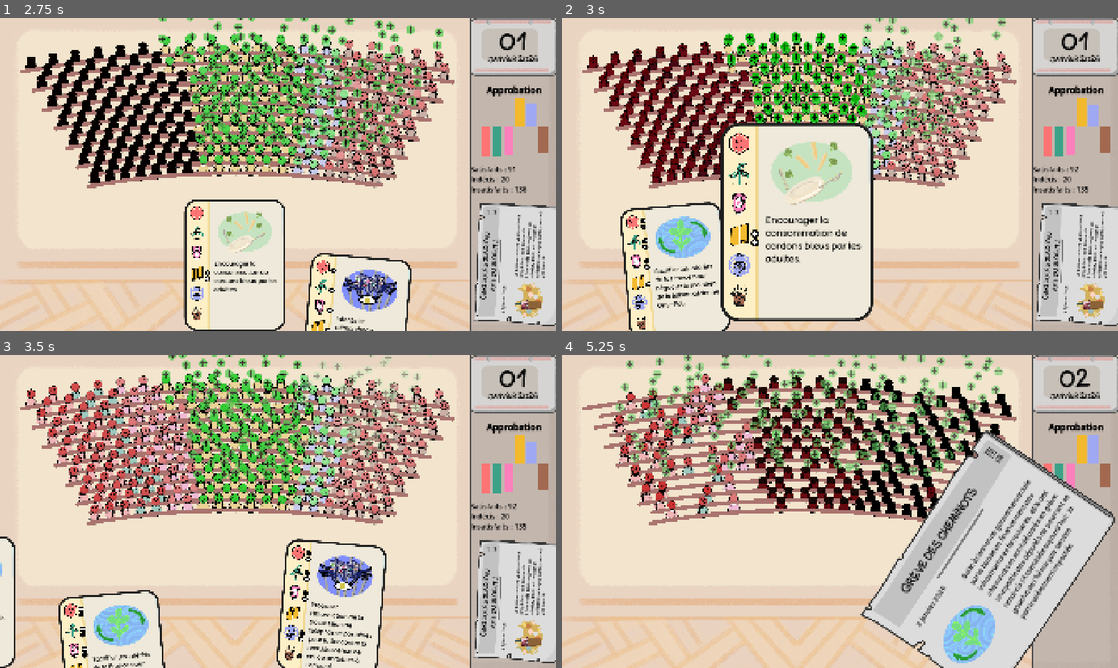
Above: before the commit, frames 1-4 (two rows, left to right).
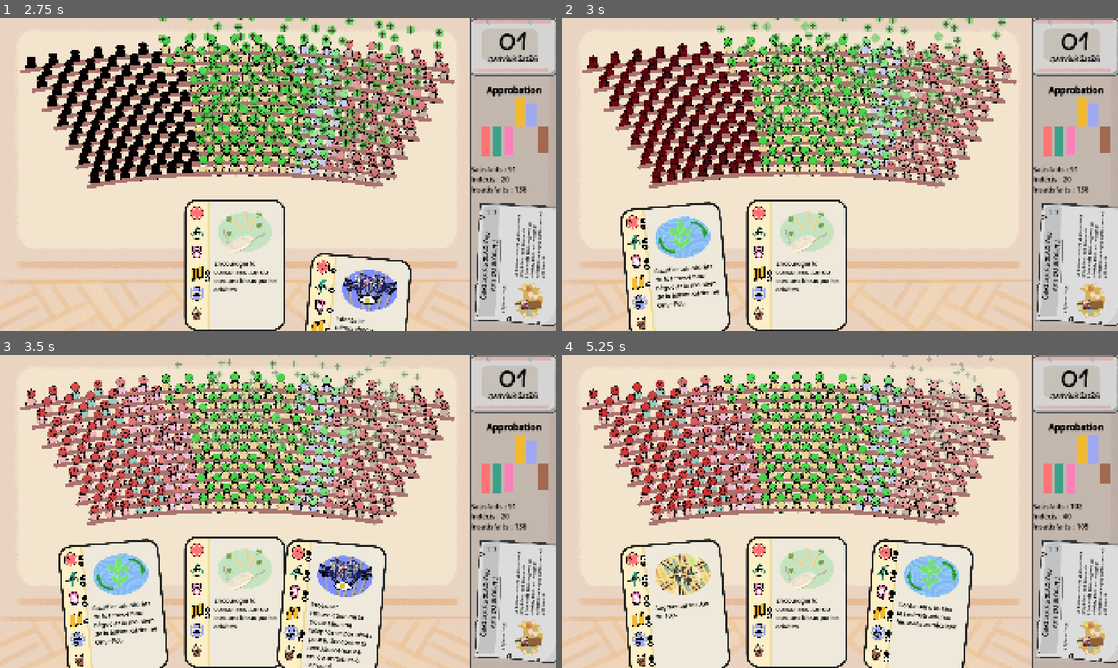
Above: after the commit, the same moments.

Repository: remimorvan/assemblee-nationale-simulator
Game: Godot game, scene res://scenes/game.tscn
Two runs of this game, one before a commit and one after it. Both use one fixed random seed, a clock stepped at 60 frames per second and the inputs below.
Inputs (mouse positions are in pixels of both pictures, inside the frame that each line leads up to):
- Up to frame 1 (2.75 s): tap Enter at 0.5 s; move the mouse to (511, 127) at 0.52 s; click (511, 127) at 0.67 s; tap Space at 1.25 s; move the mouse to (278, 174) at 1.27 s; click (278, 174) at 1.42 s; move the mouse to (111, 271) at 2.02 s; click (111, 271) at 2.17 s
- Up to frame 2 (3 s): move the mouse to (795, 265) at 2.77 s; click (795, 265) at 2.92 s
- Up to frame 3 (3.5 s): no input
- Up to frame 4 (5.25 s): move the mouse to (895, 608) at 3.52 s; click (895, 608) at 3.67 s; move the mouse to (795, 652) at 4.27 s; click (795, 652) at 4.42 s; move the mouse to (867, 511) at 5.02 s; click (867, 511) at 5.17 s

Frame 1 is identical in both runs. In frame 2, 14% of the frame differs, in the area x 27-97%, y 0-100%; in frame 3, 17%; in frame 4, 50%, in the area x 4-100%, y 0-100%.

Commit message:
Fix a bug allowing player to player infitly many cards

Diff:
--- a/scripts/card.gd
+++ b/scripts/card.gd
@@ -72,16 +72,16 @@
 	return rng.randfn(effect_mean[political_group], effect_std[political_group])
 
 func _on_mouse_entered() -> void:
-	if not Player.is_journal_showed or true:
+	# put in front
+	old_z_index = self.z_index
+	if old_position_y == null:
+		old_position_y = self.position.y
+	if (not Player.is_journal_showed or true) and !Player.lock:
 		$HoverSound.play()
 
-		# put in front
-		old_z_index = self.z_index
-		if old_position_y == null:
-			old_position_y = self.position.y
 		self.z_index = 1000
 
-		hovered = true
+		#hovered = true
 		if tween:
 			tween.kill()
 		tween = create_tween()
@@ -91,11 +91,11 @@
 		tween.parallel().tween_property(self, "position:y", old_position_y-100, .25)
 
 func _on_mouse_exited() -> void:
-	if not Player.is_journal_showed or true:
+	if (not Player.is_journal_showed or true) and !Player.lock:
 		# restore z_index
 		self.z_index = old_z_index
 
-		hovered = false
+		#hovered = false
 		if tween:
 			tween.kill()
 		tween = create_tween()
@@ -105,8 +105,8 @@
 
 
 func _on_input_event(viewport: Node, event: InputEvent, shape_idx: int) -> void:
-	if event is InputEventMouseButton and event.is_pressed() and event.button_index == MOUSE_BUTTON_LEFT:
-
+	if event is InputEventMouseButton and event.is_pressed() and event.button_index == MOUSE_BUTTON_LEFT and !Player.lock:
+		Player.lock = true
 		for mp in get_tree().get_nodes_in_group("MP"):
 			if mp.present:
 				mp.change_approval(get_approval_change(PoliticalGroup[mp.group_id]))
@@ -130,3 +130,4 @@
 		var card_pos: int = Player.remove_card_from_hand(self)
 		Player.add_card_to_hand(card_pos)
 		await Player.change_random_card(card_pos)
+		Player.lock = false
--- a/scripts/hemicycle.gd
+++ b/scripts/hemicycle.gd
@@ -56,6 +56,7 @@
 func _init() -> void:
 	for n in group_repartition:
 		sum_group_repartition += n
+	#print(sum_group_repartition)
 
 # Called when the node enters the scene tree for the first time.
 func _ready() -> void:
--- a/scripts/player.gd
+++ b/scripts/player.gd
@@ -1,6 +1,7 @@
 extends Node2D
 @onready var Deck: Node2D = $"../Deck"
 @onready var CalendarDay: Control = $"../HBoxContainer/PanelContainer/VBoxContainer/TextureRect/CalendarDay"
+@onready var CalendarRect:Control = $"../HBoxContainer/PanelContainer/VBoxContainer/TextureRect"
 @onready var Hemicycle: Control = $"../HBoxContainer/Hemicycle"
 @onready var Journal: Node2D = $"../Journal"
 @export var card: PackedScene
@@ -16,8 +17,9 @@
 const nb_days_before_vote: int = 6
 var last_card_changed: int = 0
 var is_journal_showed: bool = true
+var lock:bool = false # Prevent player from playing an unbounded number of card
+
 var tween: Tween
-
 var hand_tween:Tween
 
 func has_special_card_in_hand() -> bool:
@@ -196,6 +198,7 @@
 	$"NewDaySound".attenuation = 4
 	$"NewDaySound".play()
 	CalendarDay.text = "0"+str(get_current_day())
+	CalendarRect.tooltip_text = str(nb_days_before_vote - get_current_day())+" jours restants"
 	await get_tree().create_timer(0.5).timeout
 	# Reset present
 	for mp in get_tree().get_nodes_in_group("MP"):
@@ -226,6 +229,7 @@
 	var votes: Array[int] = [0, 0, 0];
 	for mp in get_tree().get_nodes_in_group("MP"):
 		votes[mp.get_final_vote()+1] += 1
+		var current_score = votes[2] - votes[0]
 		await mp.do_final_animation(mp.get_final_vote())
 	# votes[0] : disapproval, votes[1] : abstention, votes[2] : approval
 	if (votes[2] >= votes[0]):
Binary file added: assets/hemicycle/tool_tip_plot.png
Not shown, changed: assets/ecran_jeu.kra
